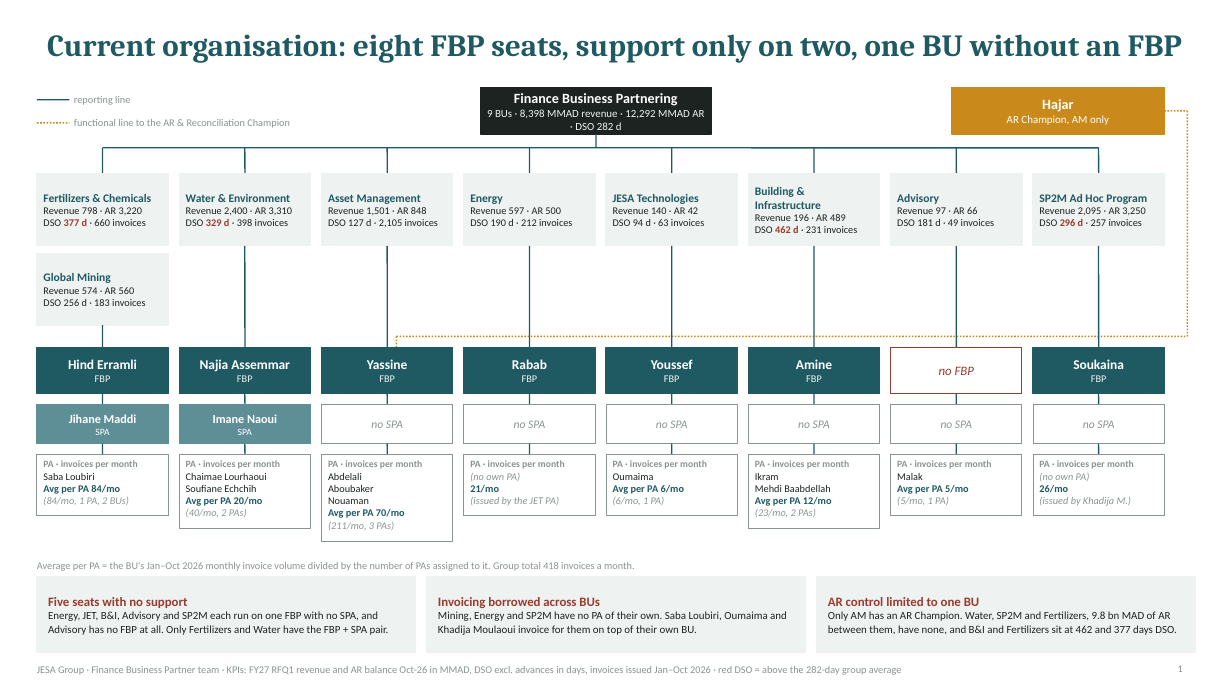
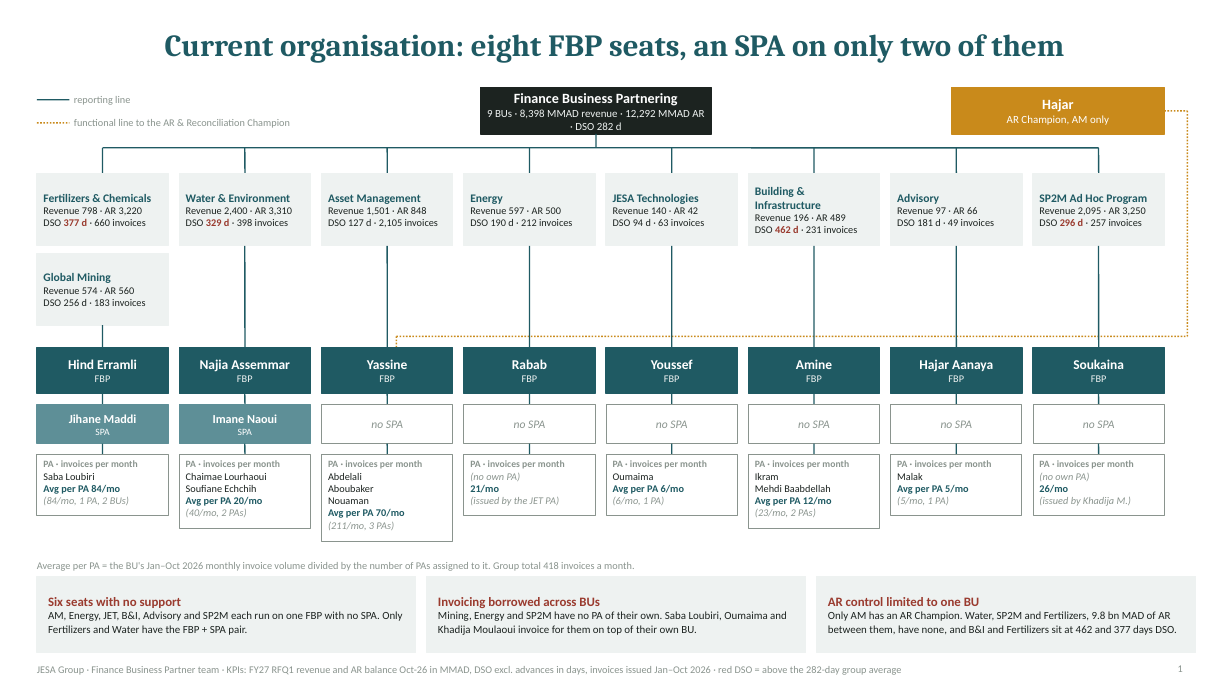
Before and after one commit to cherkaouihassan-art/Skills-Repo, a slide deck: slide 1 of deliverables/FBP_Org_Before_After.pptx. Drawn at 1232x693 pixels with LibreOffice and Linux fonts; fonts in the diff are those of the drawing. Boxes give left, top, right and bottom in pixels: in the first picture for what was removed or moved away, otherwise in the second. Text is boxed around its words. In the diff, an @@ line names an element or a change of style, - is before the commit and + after.

```diff
--- a/deliverables/FBP_Org_Before_After.pptx
+++ b/deliverables/FBP_Org_Before_After.pptx
@@ title at (165, 34, 1064, 63): text changed @@
-Current organisation: eight FBP seats, support only on two, one BU without an FBP
+Current organisation: eight FBP seats, an SPA on only two of them
@@ rectangle at (891, 348, 1022, 394): fill #FFFFFF to #1F5A63; outline #9A3B2F 0.75 pt to #1F5A63 1 pt @@
@@ text at (919, 359, 993, 382): text changed; size 10 to 10.5 pt; text colour #9A3B2F to #FFFFFF; bold on; italic off @@
-no FBP
+Hajar Aanaya
+FBP
@@ text at (48, 597, 402, 635): text changed @@
-Five seats with no support
-Energy, JET, B&I, Advisory and SP2M each run on one FBP with no SPA, and Advisory has no FBP at all. Only Fertilizers and Water have the FBP + SPA pair.
+Six seats with no support
+AM, Energy, JET, B&I, Advisory and SP2M each run on one FBP with no SPA. Only Fertilizers and Water have the FBP + SPA pair.
```
Also in this commit, not shown: 1 other slide changed, 3 other files.
